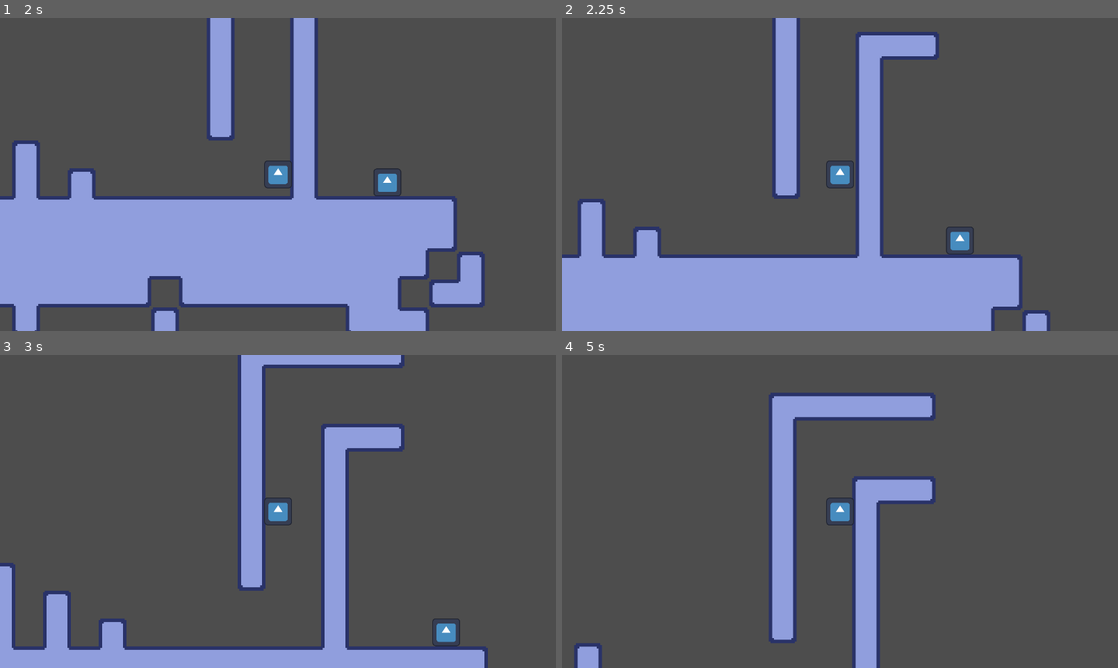
Above: before the commit, frames 1-4 (two rows, left to right).
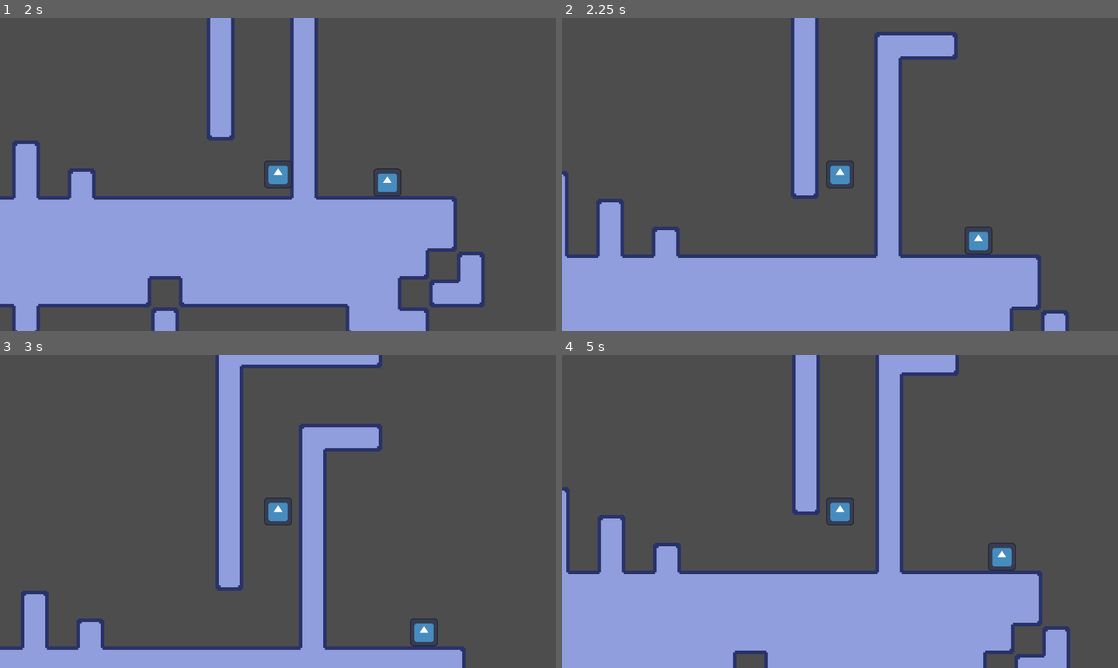
Above: after the commit, the same moments.

Repository: 3k2ng/screws
Game: Godot game, scene res://sources/scenes/demo.tscn
The game is run twice, just before and just after one commit, with the same random seed, the same clock (stepped at 60 frames per second) and the same inputs. The project has no main scene, so this scene is started directly. The engine's default icon, where the game draws it, is replaced by a stand-in: a white triangle on a blue panel in a dark square.
Inputs:
- Up to frame 1 (2 s): hold Space (jump) 0.53-1.28 s; hold Right (move_right) from 0.53 s (still down); tap Space (jump) at 1.35, 1.52, 1.82 s
- Up to frame 2 (2.25 s): release Right (move_right) at 2.03 s; hold Left (move_left) from 2.03 s (still down); hold Space (jump) from 2.03 s (still down)
- Up to frame 3 (3 s): release Left (move_left) at 2.78 s; release Space (jump) at 2.78 s; hold Right (move_right) from 2.78 s (still down); tap Space (jump) at 2.85 s
- Up to frame 4 (5 s): tap Space (jump) at 3.02, 3.32, 4.35, 4.52, 4.82 s; hold Space (jump) 3.53-4.28 s; release Right (move_right) at 4.28 s; hold Left (move_left) from 4.28 s (still down)

Frame 1 is identical in both runs. In frame 2, 15% of the frame differs, in the area x 0-92%, y 0-100%; in frame 3, 17%; in frame 4, 38%.

Commit message:
fix buggy wall jump

Diff:
--- a/sources/objects/player.gd
+++ b/sources/objects/player.gd
@@ -29,8 +29,9 @@
 
 @export var coyote_wall_time: float = 0.16
 @onready var coyote_wall_timer: float = 0.0
+@onready var wall_normal_x: float = 0.0
 
-@export var jump_buffer_time: float = 0.16
+@export var jump_buffer_time: float = 0.2
 @onready var jump_buffer_timer: float = 0.0
 
 @export var wall_bounce_time: float = 0.16
@@ -57,6 +58,7 @@
 	if is_on_wall_only() && direction:
 		coyote_wall_timer = coyote_wall_time
 		extra_jumps_left = extra_jumps
+		wall_normal_x = get_slide_collision(0).get_normal().x
 
 	if Input.is_action_just_pressed("jump"):
 		jump_buffer_timer = jump_buffer_time
@@ -65,14 +67,17 @@
 	if jump_buffer_timer > 0 and (coyote_floor_timer > 0 or coyote_wall_timer > 0 or extra_jumps_left > 0):
 		# coyote_wall_timer means wall jump
 		if coyote_wall_timer > 0:
-			if Input.is_action_pressed("move_right"):
+			if wall_normal_x < 0:
 				velocity.x = -wall_bounce
 				wall_bounce_timer = wall_bounce_time
-			elif Input.is_action_pressed("move_left"):
+			elif wall_normal_x > 0:
 				velocity.x = wall_bounce
 				wall_bounce_timer = wall_bounce_time
+			coyote_wall_timer = 0
 		elif coyote_floor_timer <= 0:
 			extra_jumps_left -= 1
+		else:
+			coyote_floor_timer = 0
 		velocity.y = jump_velocity
 		jump_buffer_timer = 0
 
